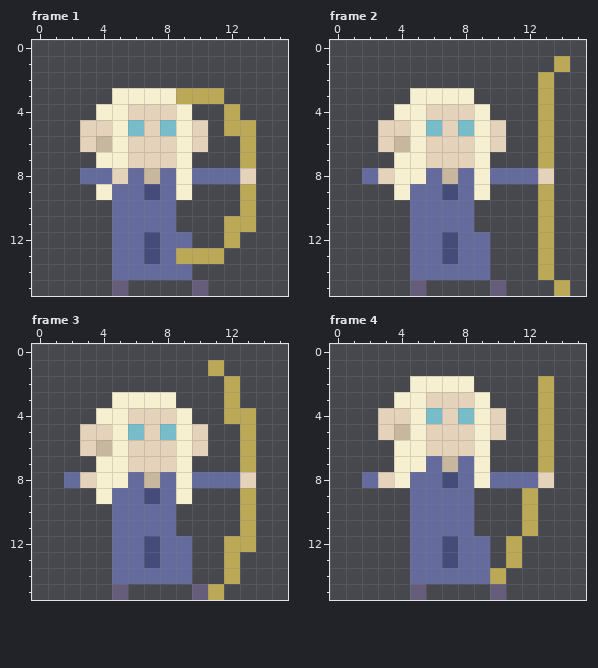
Animated GIF sprite -- rughai/sprites/rughai/female/aura/aura_atk_shoot_0.gif. That is the earlier state.
The file is 16x16 pixels, 5 frames. Shown: frame 1, frame 2, frame 3, frame 4. The commit also changed other frames, which this record leaves out.
New version:
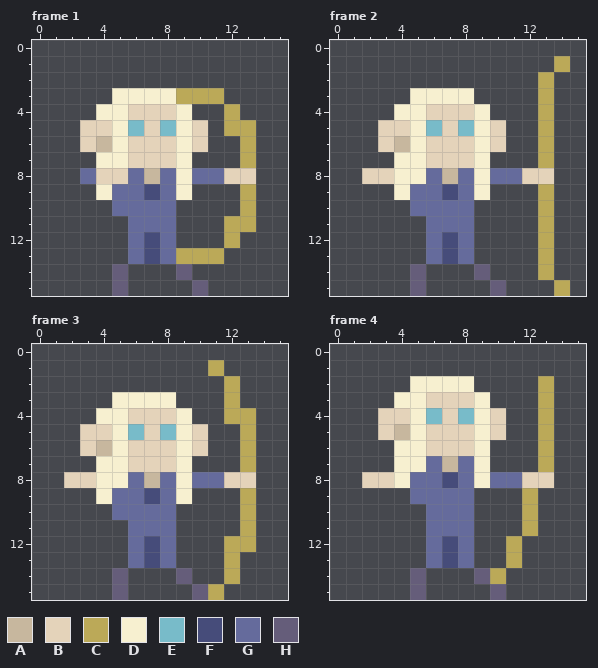
Palette (. is transparent): A #c7b79e  B #e4d3ba  C #bba958  D #f7f0d0  E #78bbc9  F #464c7a  G #656b9c  H #655d7a
From old to new:
--- frame 1
@@ x 0..15 @@
  7 ....DDBBBD...C..
- 8 ...GGBGAGDGGGB..
+ 8 ...GBBGAGDGGBB..
  9 ....DGGFGD...C..
 10 .....GGGG....C..
-11 .....GGGG...CC..
-12 .....GGFGG..C...
-13 .....GGFGCCC....
-14 .....GGGGG......
+11 ......GGG...CC..
+12 ......GFG...C...
+13 ......GFGCCC....
+14 .....H...H......
 15 .....H....H.....
--- frame 2
@@ x 0..15 @@
  7 ....DDBBBD...C..
- 8 ..GBDDGAGDGGGB..
+ 8 ..BBDDGAGDGGBB..
  9 ....DGGFGD...C..
 10 .....GGGG....C..
-11 .....GGGG....C..
-12 .....GGFGG...C..
-13 .....GGFGG...C..
-14 .....GGGGG...C..
+11 ......GGG....C..
+12 ......GFG....C..
+13 ......GFG....C..
+14 .....H...H...C..
 15 .....H....H...C.
--- frame 3
@@ x 0..15 @@
  7 ....DDBBBD...C..
- 8 ..GBDDGAGDGGGB..
+ 8 ..BBDDGAGDGGBB..
  9 ....DGGFGD...C..
 10 .....GGGG....C..
-11 .....GGGG....C..
-12 .....GGFGG..CC..
-13 .....GGFGG..C...
-14 .....GGGGG..C...
+11 ......GGG....C..
+12 ......GFG...CC..
+13 ......GFG...C...
+14 .....H...H..C...
 15 .....H....HC....
--- frame 4
@@ x 0..15 @@
  7 ....DDGAGD...C..
- 8 ..GBDGGFGDGGGB..
+ 8 ..BBDGGFGDGGBB..
  9 .....GGGG...C...
-10 .....GGGG...C...
-11 .....GGGG...C...
-12 .....GGFGG.C....
-13 .....GGFGG.C....
-14 .....GGGGGC.....
+10 ......GGG...C...
+11 ......GGG...C...
+12 ......GFG..C....
+13 ......GFG..C....
+14 .....H...HC.....
 15 .....H....H.....
Changed places in both pictures, as pixel boxes (x1, y1, x2, y2):
changed: (96, 168, 192, 280)
changed: (224, 168, 240, 184)
changed: (362, 168, 490, 280)
changed: (522, 168, 538, 184)
changed: (64, 472, 192, 584)
changed: (224, 472, 240, 488)
changed: (362, 472, 490, 584)
changed: (522, 472, 538, 488)
